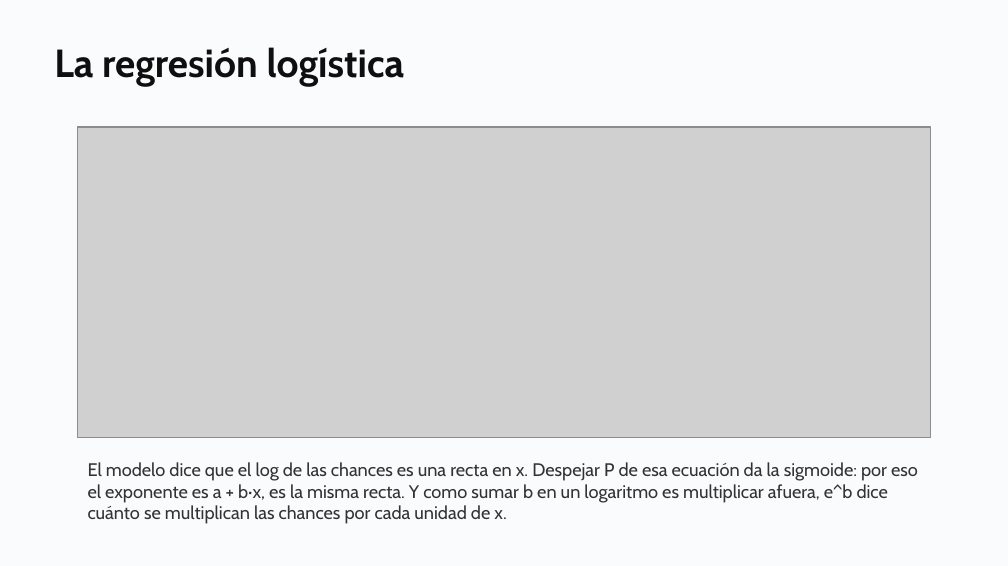
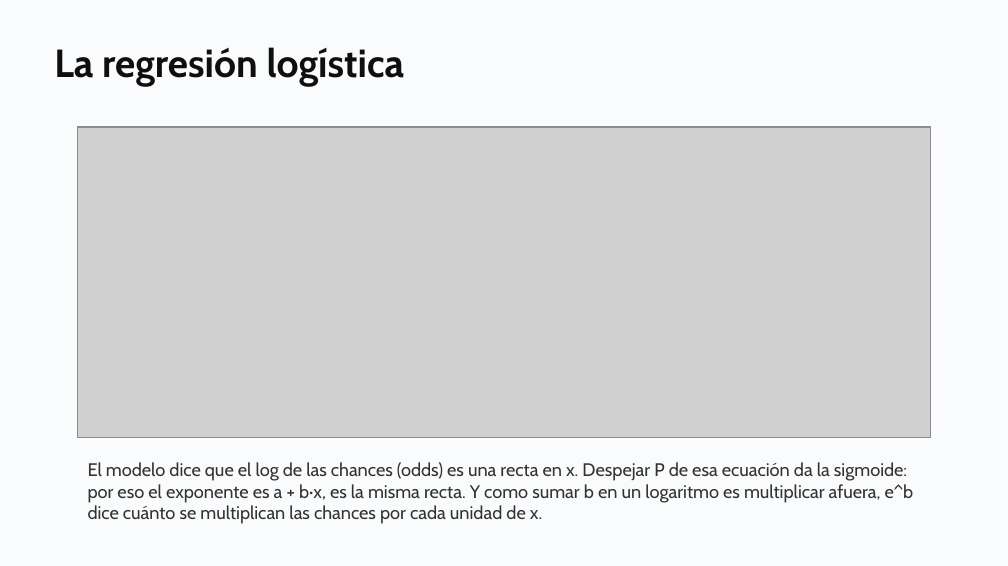
Before and after one commit to daniopitz/diplomado-cdd, a slide deck: slide 16 of presentaciones/clase06_regresion_logistica.pptx. Drawn at 1008x566 pixels with LibreOffice and Linux fonts; fonts in the diff are those of the drawing; grey boxes stand for pictures. Boxes give left, top, right and bottom in pixels: in the first picture for what was removed or moved away, otherwise in the second. Text is boxed around its words. In the diff, an @@ line names an element or a change of style, - is before the commit and + after.

```diff
--- a/presentaciones/clase06_regresion_logistica.pptx
+++ b/presentaciones/clase06_regresion_logistica.pptx
@@ text at (88,462,914,524): text changed @@
-El modelo dice que el log de las chances es una recta en x. Despejar P de esa ecuación da la sigmoide: por eso el exponente es a + b·x, es la misma recta. Y como sumar b en un logaritmo es multiplicar afuera, e^b dice cuánto se multiplican las chances por cada unidad de x.
+El modelo dice que el log de las chances (odds) es una recta en x. Despejar P de esa ecuación da la sigmoide: por eso el exponente es a + b·x, es la misma recta. Y como sumar b en un logaritmo es multiplicar afuera, e^b dice cuánto se multiplican las chances por cada unidad de x.
```
Also in this commit, not shown: 4 other slides changed, 4 other files.
